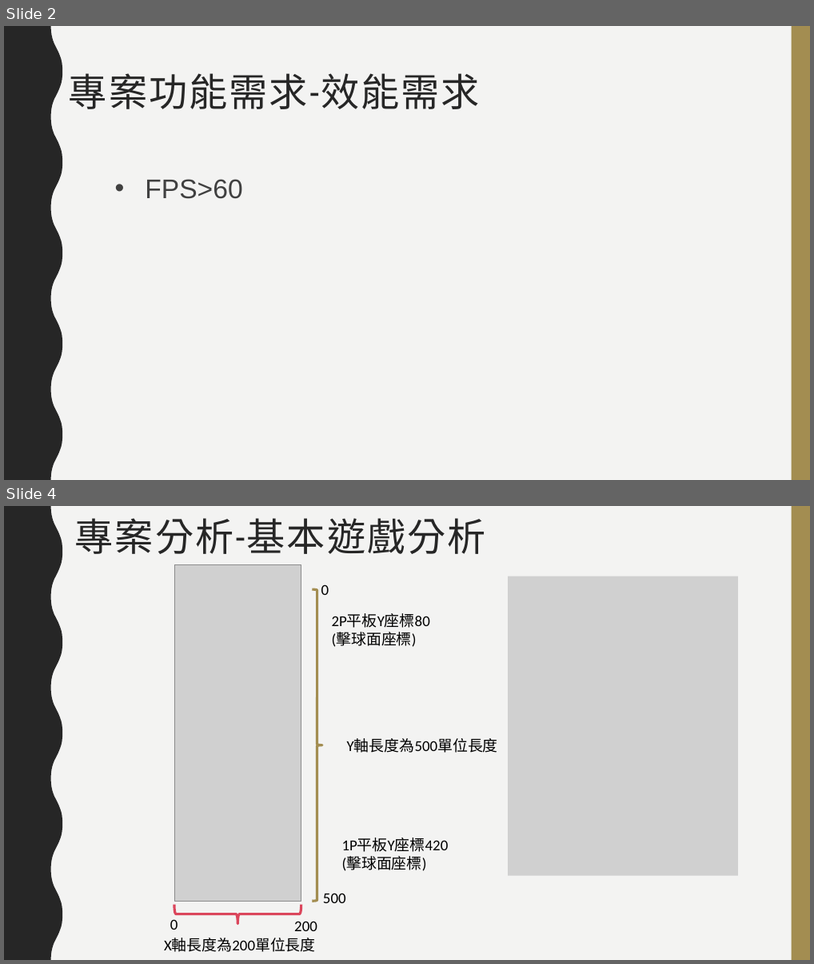
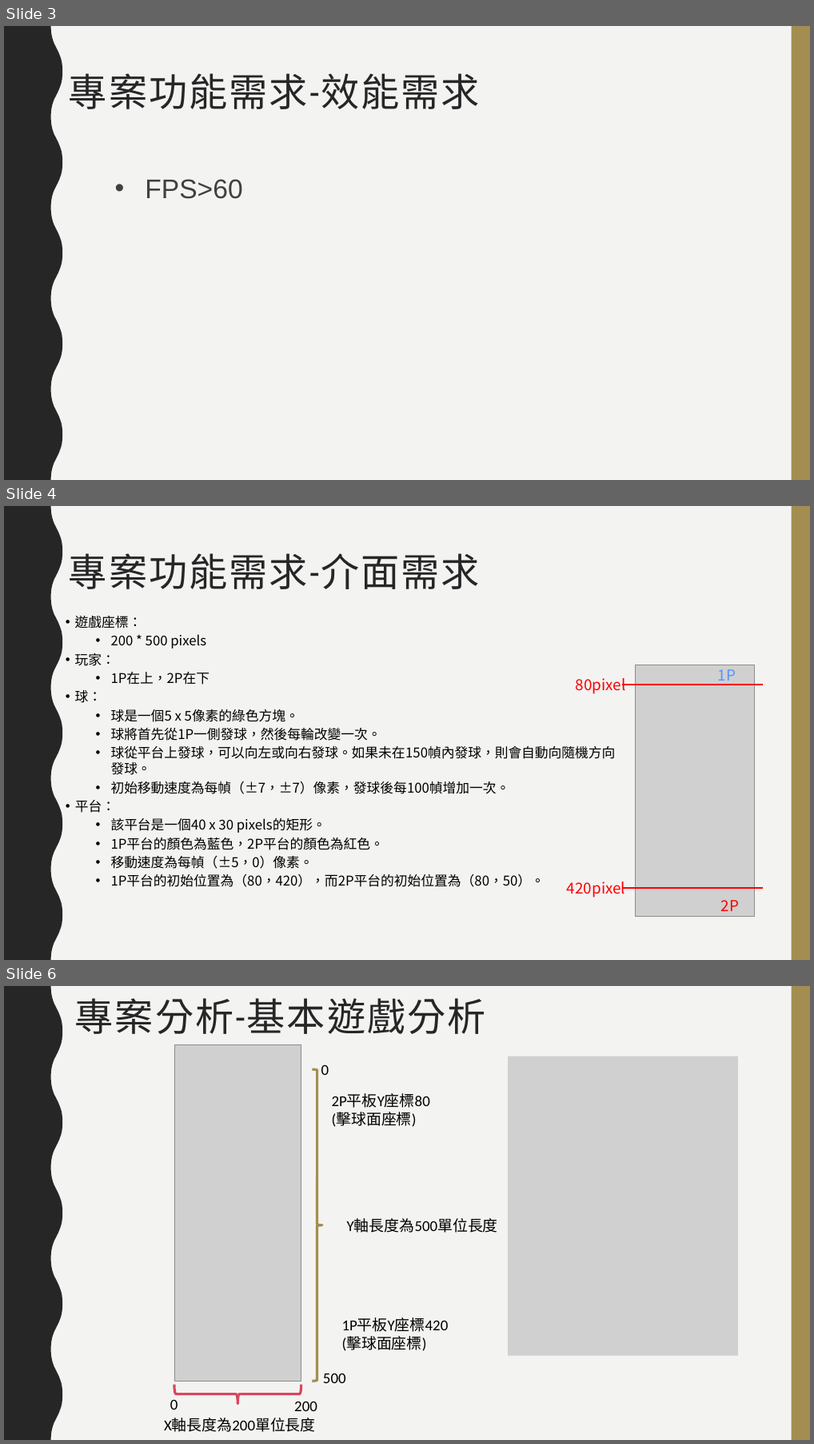
Before and after one commit to choutengfeng/0652074, a slide deck: 專案管理.pptx. Shown one above the other, each under a label of ours: slides 2 and 4 before the commit, slides 3, 4 and 6 after it; the slides between them are not shown. The pictures are 814x964 and 814x1444 pixels, drawn with LibreOffice and Linux fonts; fonts in the diff are those of the drawing; grey boxes stand for pictures. Boxes give left, top, right and bottom in pixels: in the first picture for what was removed or moved away, otherwise in the second. Text is boxed around its words. In the diff, an @@ line names an element or a change of style, - is before the commit and + after.

```diff
--- a/專案管理.pptx
+++ b/專案管理.pptx
@@ slide 4 added at [4, 506, 810, 960], background #F3F3F2; not listed: 2 template elements that a slide beside it also shows @@
@@ title added at [69, 553, 480, 589], 45.9 pt, text #262626 @@
+專案功能需求-介面需求
@@ text added at [75, 616, 616, 887], 16 pt, text #000000 @@
+• 遊戲座標：
+  • 200 * 500 pixels
+• 玩家：
+  • 1P在上，2P在下
+• 球：
+  • 球是一個5 x 5像素的綠色方塊。
+  • 球將首先從1P一側發球，然後每輪改變一次。
+  • 球從平台上發球，可以向左或向右發球。如果未在150幀內發球，則會自動向隨機方向發球。
+  • 初始移動速度為每幀（±7，±7）像素，發球後每100幀增加一次。
+  • 平台：
+  • 該平台是一個40 x 30 pixels的矩形。
+  • 1P平台的顏色為藍色，2P平台的顏色為紅色。
+  • 移動速度為每幀（±5，0）像素。
+  • 1P平台的初始位置為（80，420），而2P平台的初始位置為（80，50）。
@@ picture added at [636, 665, 755, 916] @@
@@ group added at [567, 664, 763, 911]: 4 texts, 2 lines @@
+80pixel
+420pixel
+1P
+2P
@@ what was slide 2 is now slide 3 @@
@@ what was slide 4 is now slide 6 @@
```
Also in this commit, not shown: 1 slide changed, 1 other slide added.
